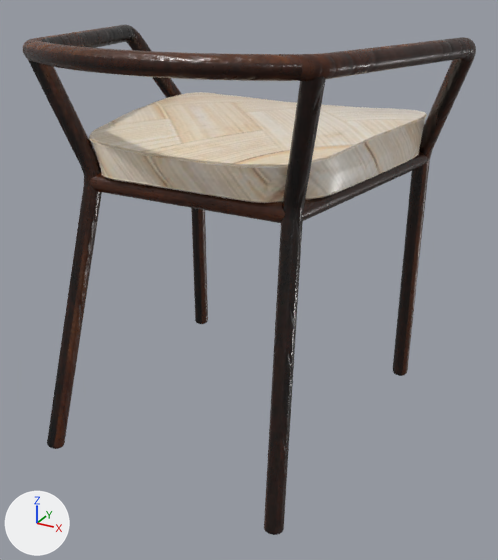
The glTF model src/worlds/Meeting_Place/assets/models/objects/meetingobjects/meeting-chair/meeting-chair.glb, before and after one commit.
The view is the same before and after, from a 50 mm camera at (2.93, -5.03, 3.83) aimed at (0.23, -0.13, 1.38). The lights are fixed; the arrows at lower left show +X, +Y and +Z. Where no turn or scale is listed for an object, it has been applied to the vertices.

Before the edit, the objects in view are built like this:
```python
ob_meeting_chair_001 = bpy.data.objects.new('meeting_chair.001', me_meeting_chair)
ob_meeting_chair_001.location = (0.0, 0.0, 0.0)
ob_meeting_chair_002 = bpy.data.objects.new('meeting_chair.002', me_meeting_chair_001)
ob_meeting_chair_002.location = (0.0, 0.0, 0.0)
```
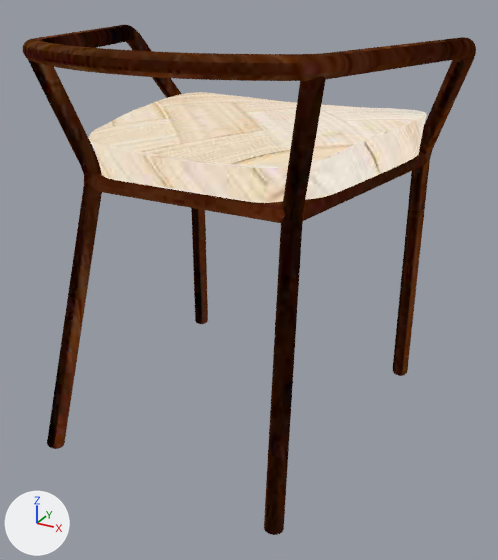
Edits to the bpy script that builds the scene:
```text
Add img_chair_cushion_basecolor_jpg:
    img_chair_cushion_basecolor_jpg = load_image('chair-cushion_baseColor.jpg', '_unpacked/chair-cushion_baseColor.jpg', 1024, 1024, 'sRGB')
Add img_chair_basecolor_jpg:
    img_chair_basecolor_jpg = load_image('chair_baseColor.jpg', '_unpacked/chair_baseColor.jpg', 1024, 1024, 'sRGB')
Change mat_chair:
    remove # nodes: BsdfPrincipled, NormalMap, OutputMaterial, SeparateColor, TexImage x3
    remove # uses the picture img_image_0
    remove # uses the picture img_image_1
    remove # uses the picture img_image_2
    nodes: BsdfTransparent, Emission, LightPath, MixShader, OutputMaterial, TexImage
    uses the picture img_chair_basecolor_jpg
Change mat_chair_cushion:
    remove # nodes: BsdfPrincipled, NormalMap, OutputMaterial, SeparateColor, TexImage x3
    remove # uses the picture img_image_3
    remove # uses the picture img_image_4
    remove # uses the picture img_image_5
    nodes: BsdfTransparent, Emission, LightPath, MixShader, OutputMaterial, TexImage
    uses the picture img_chair_cushion_basecolor_jpg
```

What differs and where, as boxes (x1, y1, x2, y2) in the pictures (498 x 560 px):
'meeting_chair.001', surface changed
    both: (23, 25, 476, 535)
'meeting_chair.002', surface changed
    both: (89, 92, 427, 203)
